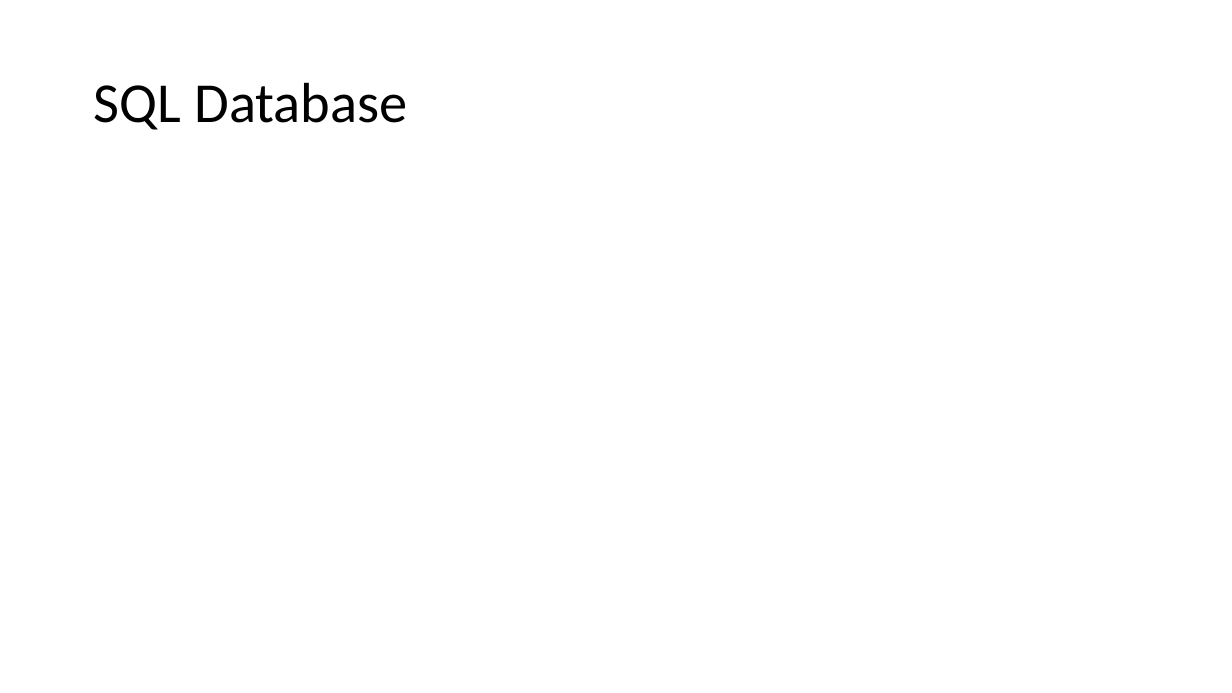
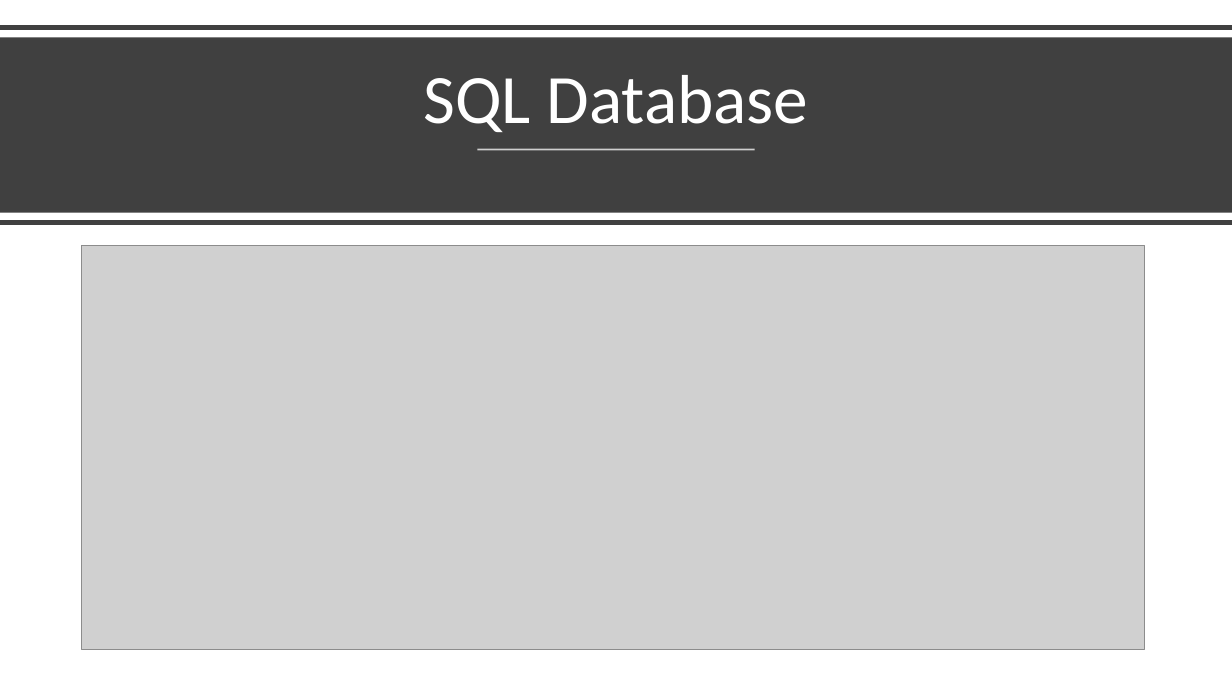
Before and after one commit to Ridwan-Kawsar/Practical_Project-Back_End-, a slide deck: slide 18 of PracticalProject/Documentation/PP Presentation.pptx (slide 14 before the commit). Drawn at 1232x693 pixels with LibreOffice and Linux fonts; fonts in the diff are those of the drawing; grey boxes stand for pictures. Boxes give left, top, right and bottom in pixels: in the first picture for what was removed or moved away, otherwise in the second. Text is boxed around its words. In the diff, an @@ line names an element or a change of style, - is before the commit and + after.

```diff
--- a/PracticalProject/Documentation/PP Presentation.pptx
+++ b/PracticalProject/Documentation/PP Presentation.pptx
@@ line added from (0, 28) to (1232, 28), #404040 4 pt @@
@@ rectangle added at box(0, 37, 1232, 213), fill #404040 @@
@@ title "SQL Database": place and size @@
-title "SQL Database" at box(94, 82, 407, 130)
+title "SQL Database" at box(423, 75, 809, 132)
@@ title "SQL Database" at box(423, 75, 809, 132): size 44 to 54 pt, text colour #000000 to #FFFFFF; alignment left to centre; vertical alignment middle to bottom @@
@@ line added from (478, 150) to (755, 150), #FFFFFF 1.5 pt @@
@@ line added from (0, 223) to (1232, 223), #404040 4 pt @@
@@ picture added at box(81, 245, 1144, 649) @@
```
Also in this commit, not shown: 2 other slides changed, 1 slide added.
